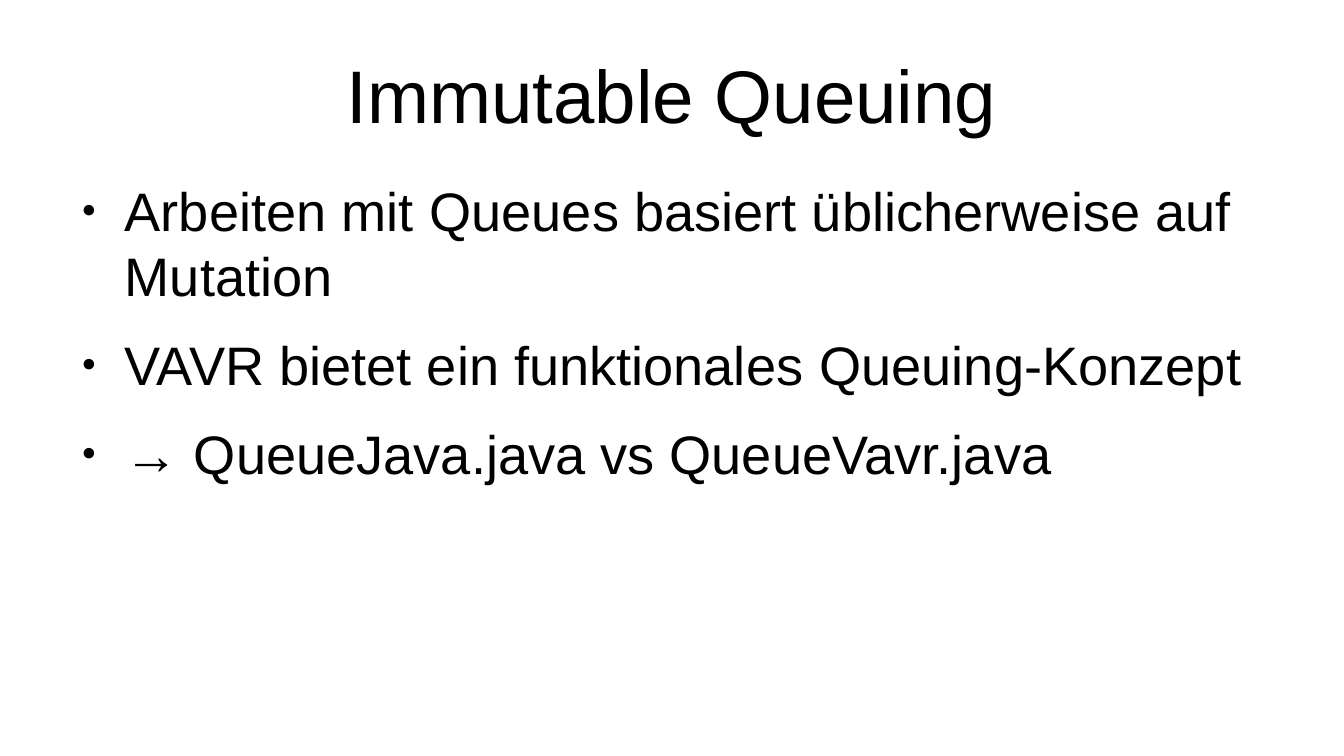
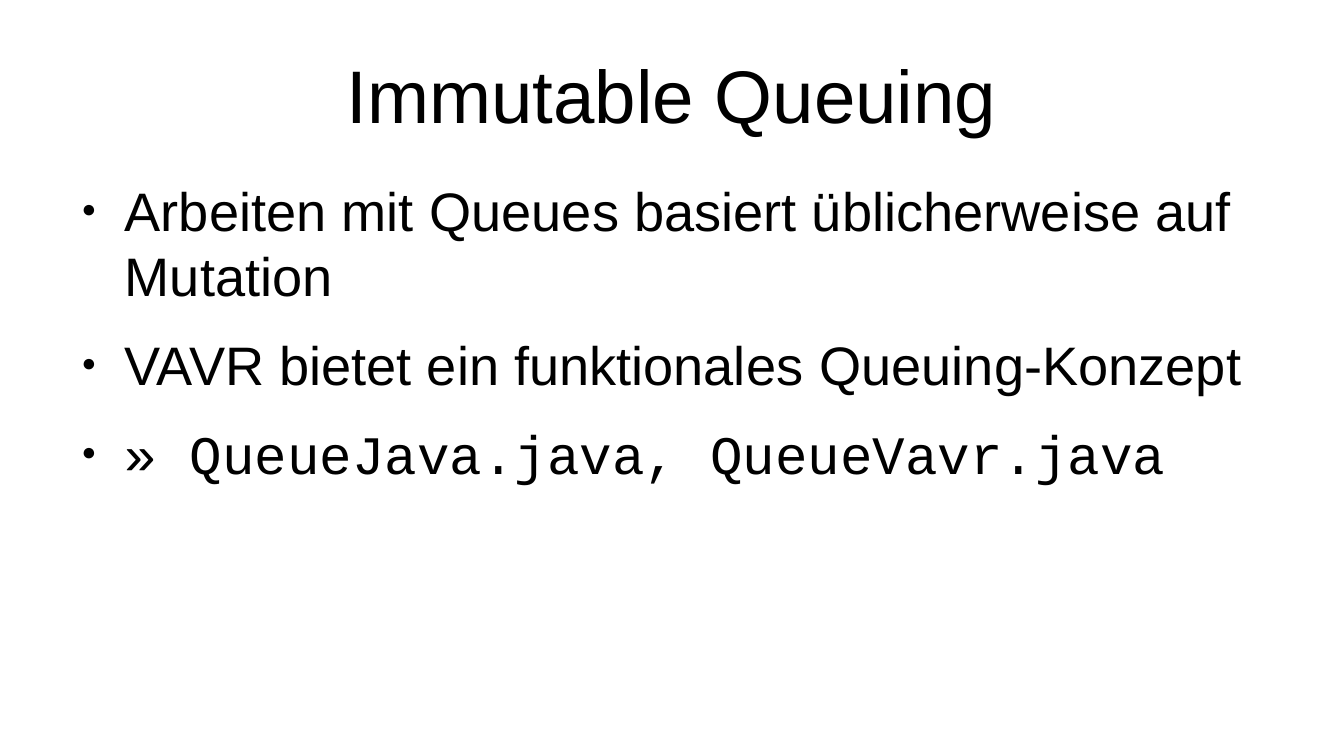
Before and after one commit to p3et/vavr-demo, a slide deck: slide 8 of coffee talk.odp. Drawn at 1344x756 pixels with LibreOffice and Linux fonts; fonts in the diff are those of the drawing. Boxes give left, top, right and bottom in pixels: in the first picture for what was removed or moved away, otherwise in the second. Text is boxed around its words. In the diff, an @@ line names an element or a change of style, - is before the commit and + after.

```diff
--- a/coffee talk.odp
+++ b/coffee talk.odp
@@ text at bbox=[190, 435, 1165, 486]: text changed; font Arial to Courier New @@
-● → QueueJava.java vs QueueVavr.java
+● » QueueJava.java, QueueVavr.java
```
Also in this commit, not shown: 2 other slides changed, 1 other file.
